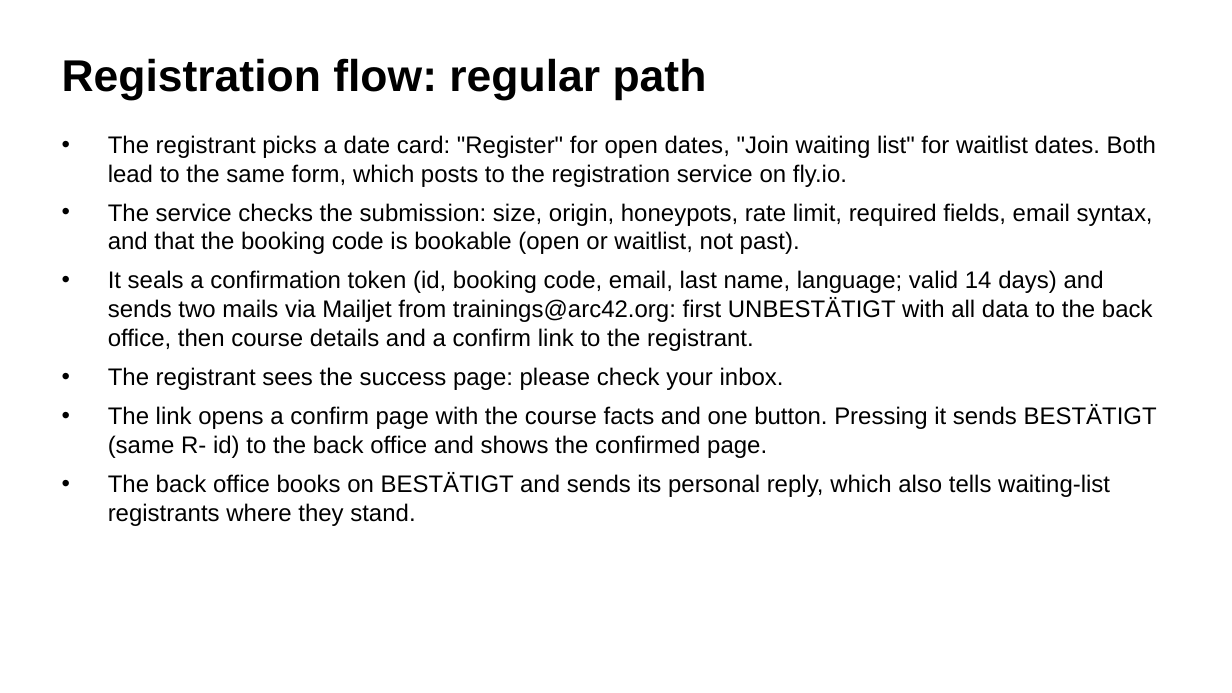
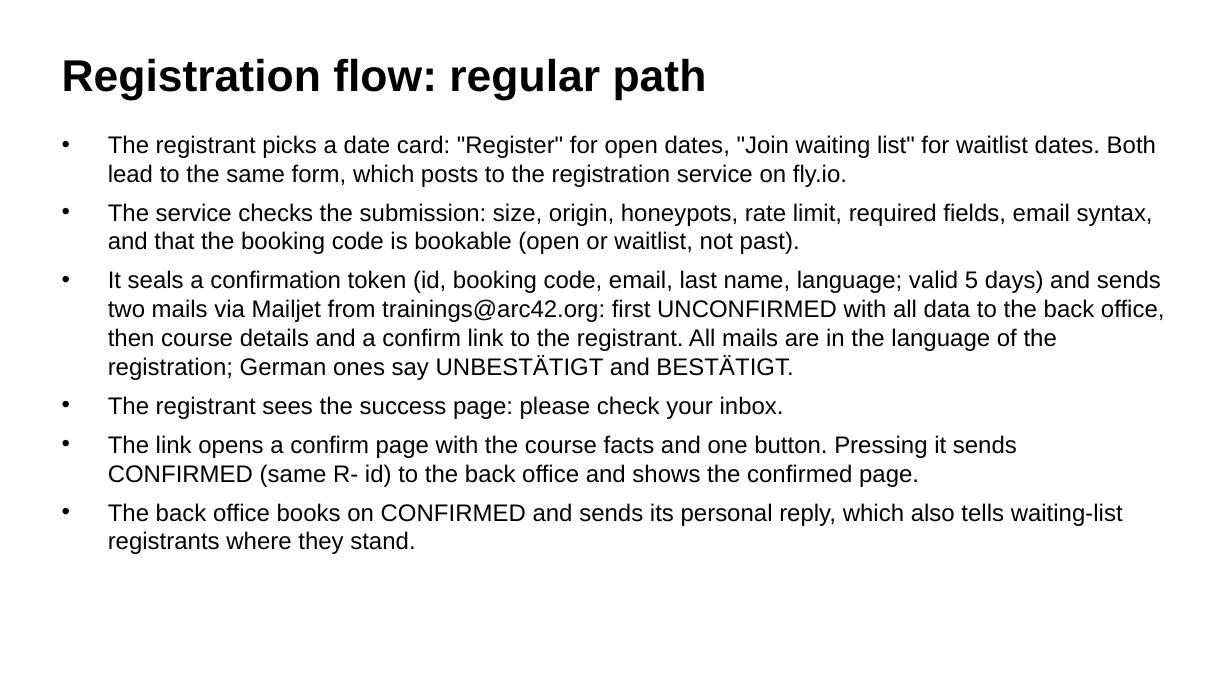
Before and after one commit to arc42/trainings.arc42.org-site, a slide deck: slide 1 of docs/registration-flow/registration-flow.pptx. Drawn at 1232x693 pixels with LibreOffice and Linux fonts; fonts in the diff are those of the drawing. Boxes give left, top, right and bottom in pixels: in the first picture for what was removed or moved away, otherwise in the second. Text is boxed around its words. In the diff, an @@ line names an element or a change of style, - is before the commit and + after.

```diff
--- a/docs/registration-flow/registration-flow.pptx
+++ b/docs/registration-flow/registration-flow.pptx
@@ text at [108, 270, 1165, 380]: text changed @@
-• It seals a confirmation token (id, booking code, email, last name, language; valid 14 days) and sends two mails via Mailjet from trainings@arc42.org: first UNBESTÄTIGT with all data to the back office, then course details and a confirm link to the registrant.
+• It seals a confirmation token (id, booking code, email, last name, language; valid 5 days) and sends two mails via Mailjet from trainings@arc42.org: first UNCONFIRMED with all data to the back office, then course details and a confirm link to the registrant. All mails are in the language of the registration; German ones say UNBESTÄTIGT and BESTÄTIGT.
@@ text at [108, 435, 1123, 554]: text changed @@
-• The link opens a confirm page with the course facts and one button. Pressing it sends BESTÄTIGT (same R- id) to the back office and shows the confirmed page.
-• The back office books on BESTÄTIGT and sends its personal reply, which also tells waiting-list registrants where they stand.
+• The link opens a confirm page with the course facts and one button. Pressing it sends CONFIRMED (same R- id) to the back office and shows the confirmed page.
+• The back office books on CONFIRMED and sends its personal reply, which also tells waiting-list registrants where they stand.
```
Also in this commit, not shown: 1 other slide changed, 2 other files.
